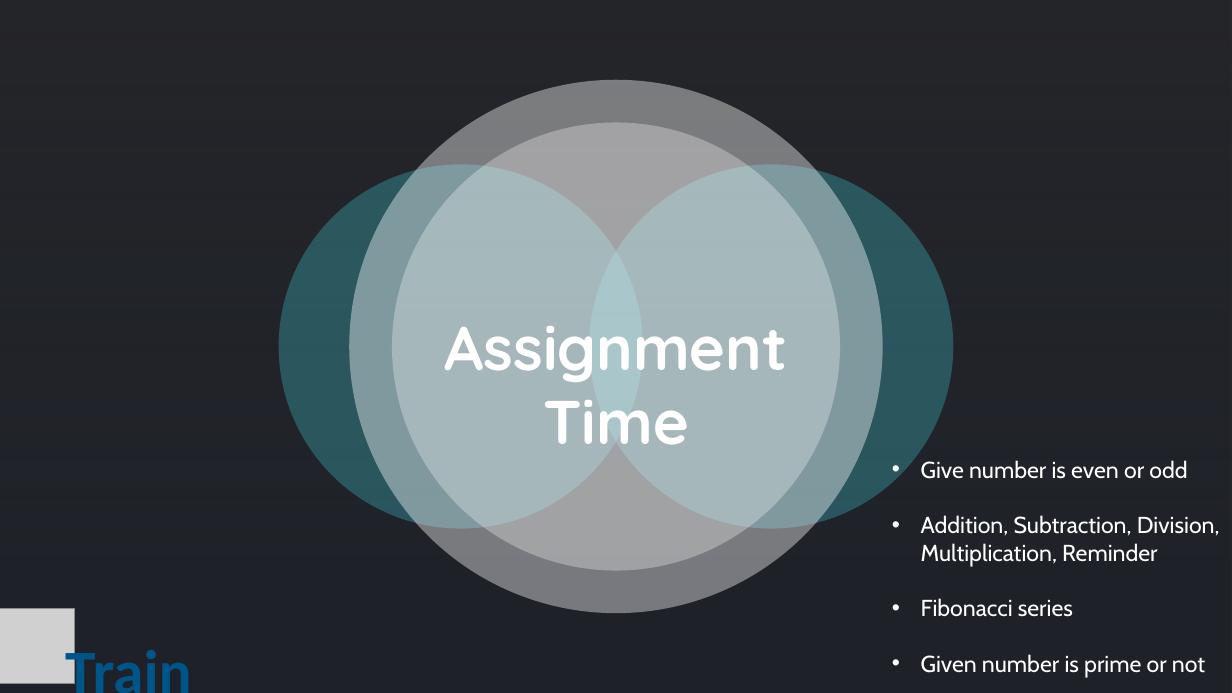
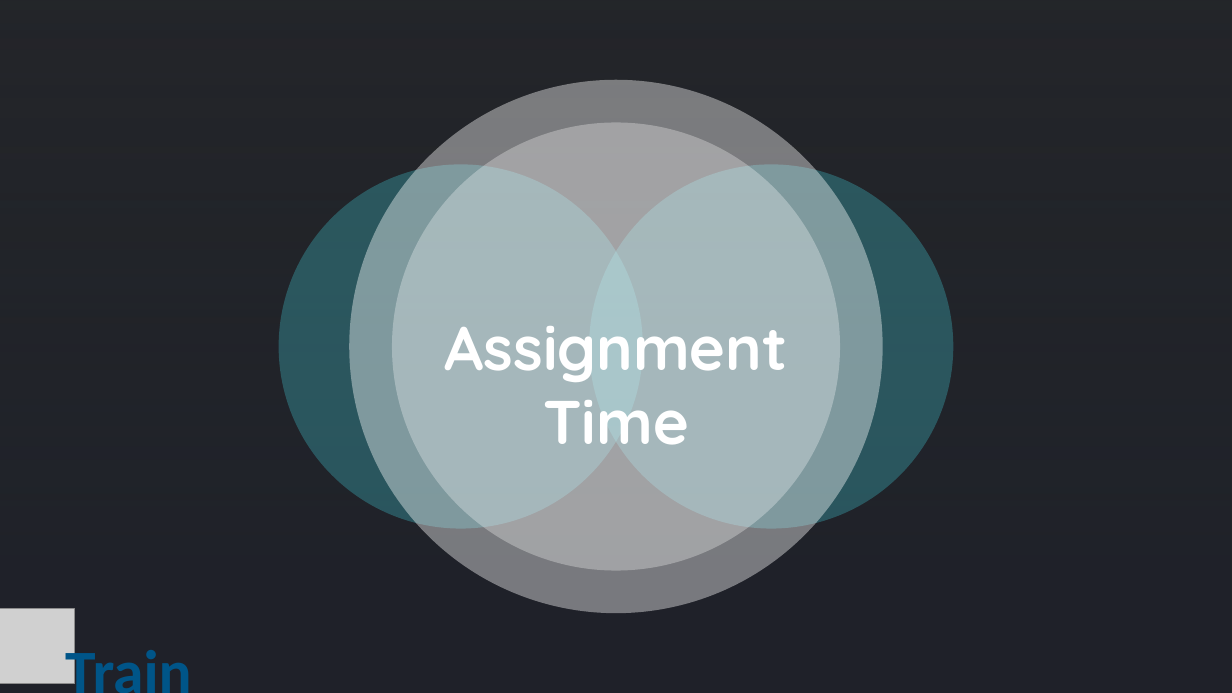
Before and after one commit to sesh86/HTML_CSS, a slide deck: slide 24 of iTrain - HTML.pptx (slide 15 before the commit). Drawn at 1232x693 pixels with LibreOffice and Linux fonts; fonts in the diff are those of the drawing; grey boxes stand for pictures; background and template pictures are left out; a plain dark background stands for a picture behind light text. Boxes give left, top, right and bottom in pixels: in the first picture for what was removed or moved away, otherwise in the second. Text is boxed around its words. In the diff, an @@ line names an element or a change of style, - is before the commit and + after.

```diff
--- a/iTrain - HTML.pptx
+++ b/iTrain - HTML.pptx
@@ text removed at box(921, 460, 1220, 678) @@
-• Give number is even or odd
-• Addition, Subtraction, Division, Multiplication, Reminder
-• Fibonacci series
-• Given number is prime or not
```
Also in this commit, not shown: 1 other slide changed, 22 slides added, 13 slides removed, 1 other file.
